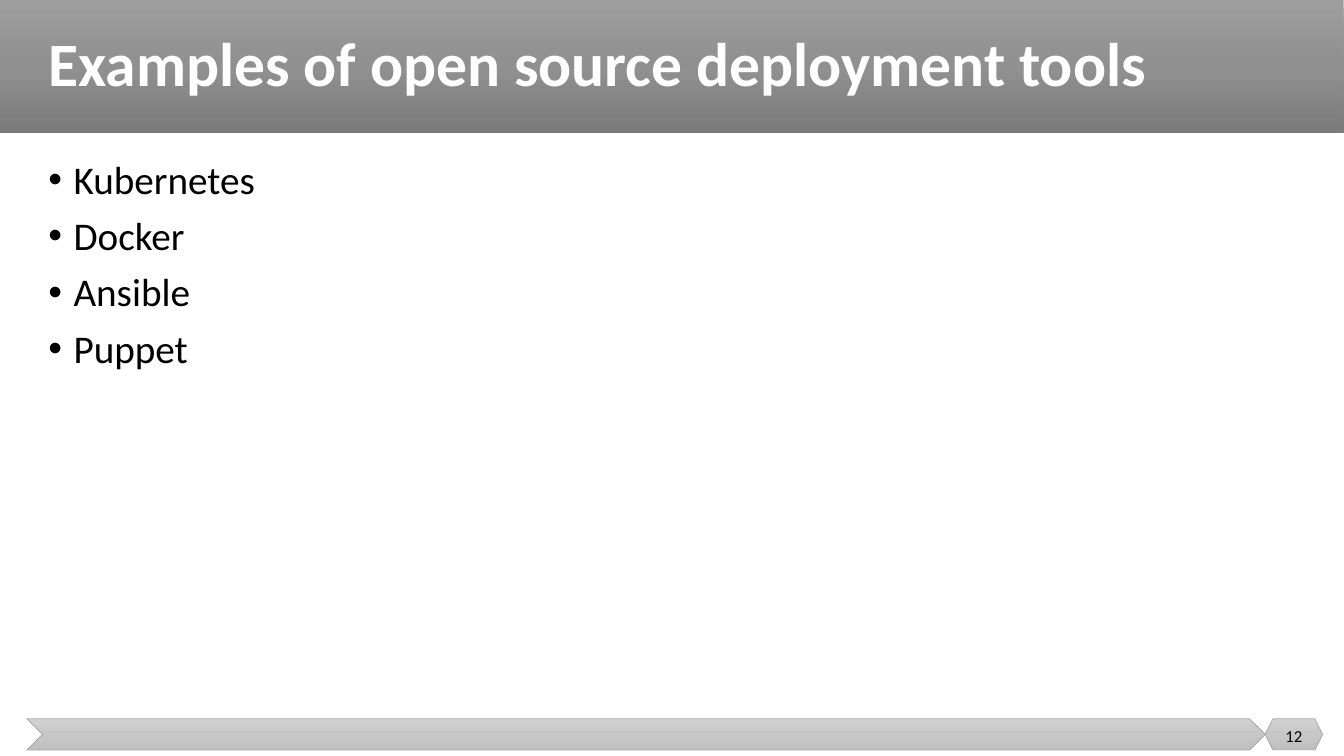
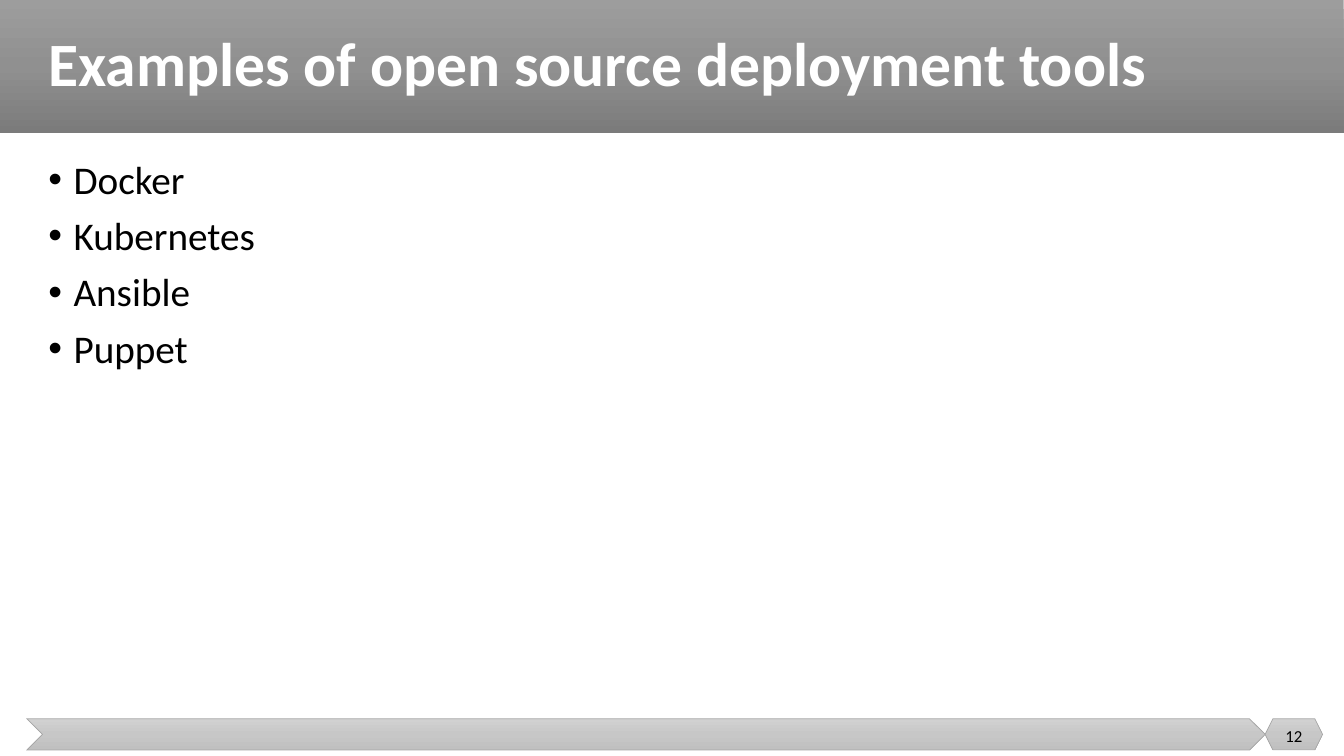
Before and after one commit to malenezi/malenezi, a slide deck: slide 12 of SE499/Lectures/7/Deployment.pptx. Drawn at 1344x756 pixels with LibreOffice and Linux fonts; fonts in the diff are those of the drawing. Boxes give left, top, right and bottom in pixels: in the first picture for what was removed or moved away, otherwise in the second. Text is boxed around its words. In the diff, an @@ line names an element or a change of style, - is before the commit and + after.

Commit message:
2023

```diff
--- a/SE499/Lectures/7/Deployment.pptx
+++ b/SE499/Lectures/7/Deployment.pptx
@@ text at (74, 166, 185, 195): paragraph added @@
+• Docker
@@ text at (74, 222, 185, 251): paragraph removed @@
-• Docker
```
Also in this commit, not shown: 1 other slide changed, 2 slides added.
